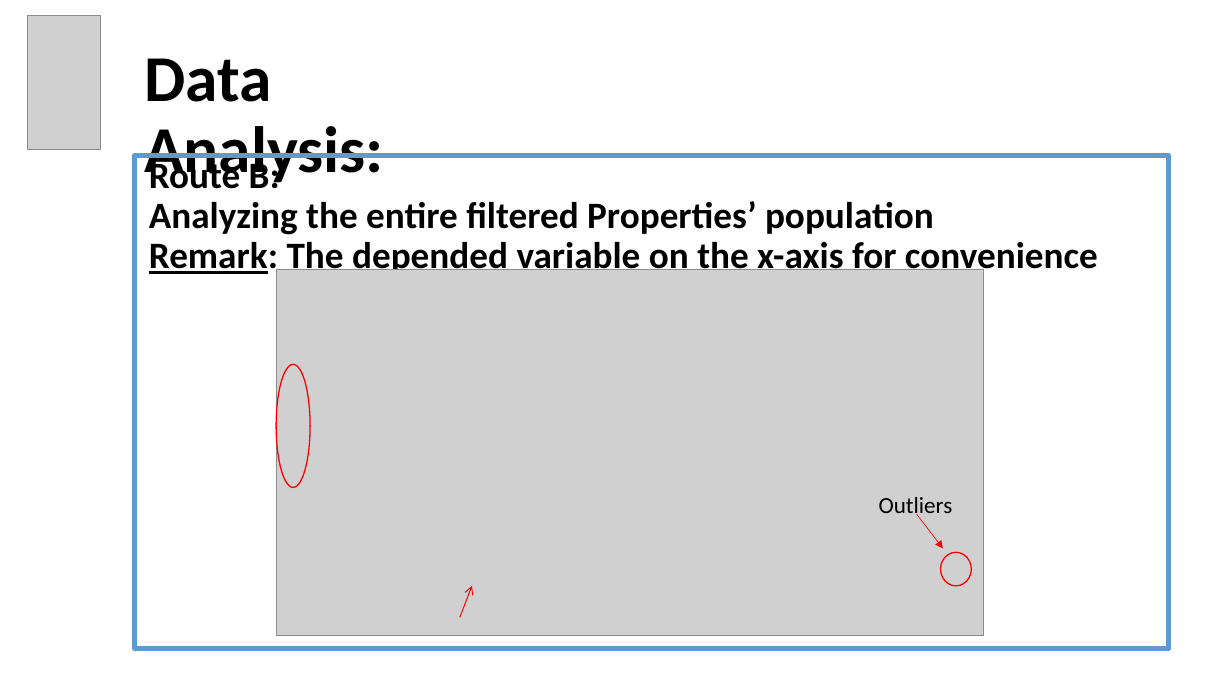
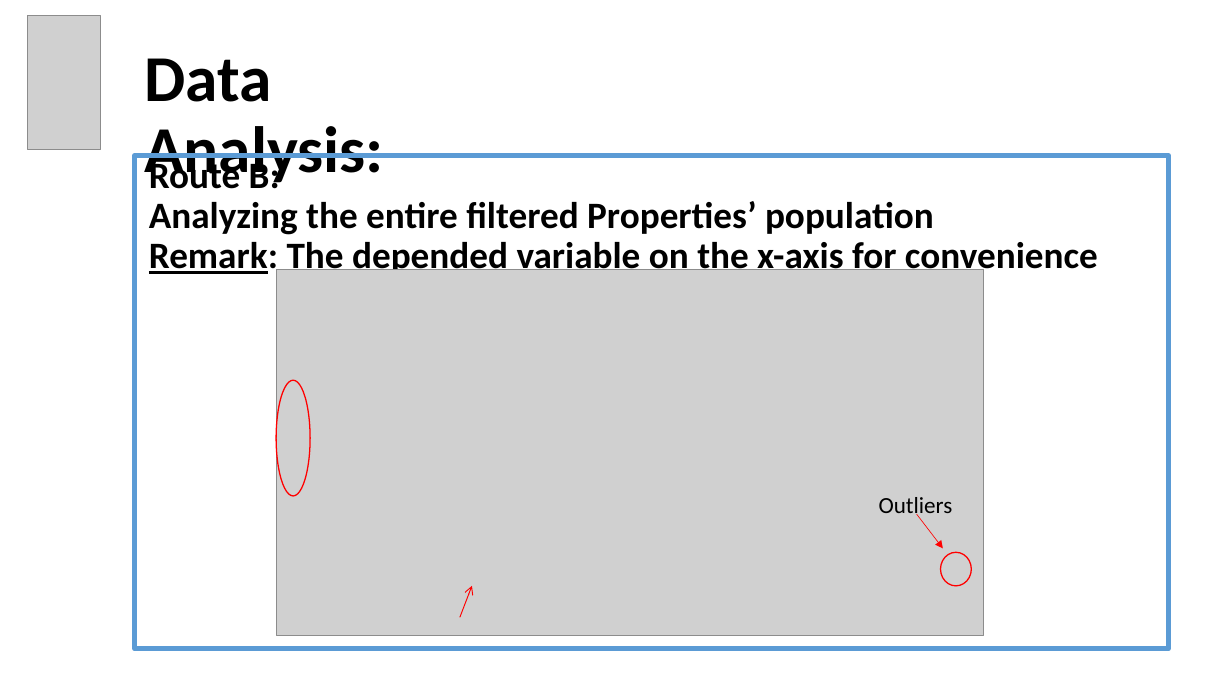
Before and after one commit to EyalVultz/Fianl-Project-Data-Analyst-Program-Hebrew-University-of-Jerusalem-Class-4-Group-2, a slide deck: slide 10 of Final Project Data Analyst Program Hebrew University of Jerusalem Class No. 4 Group 2.pptx. Drawn at 1232x693 pixels with LibreOffice and Linux fonts; fonts in the diff are those of the drawing; grey boxes stand for pictures. Boxes give left, top, right and bottom in pixels: in the first picture for what was removed or moved away, otherwise in the second. Text is boxed around its words. In the diff, an @@ line names an element or a change of style, - is before the commit and + after.

```diff
--- a/Final Project Data Analyst Program Hebrew University of Jerusalem Class No. 4 Group 2.pptx
+++ b/Final Project Data Analyst Program Hebrew University of Jerusalem Class No. 4 Group 2.pptx
@@ ellipse: place and size @@
-ellipse at bbox=[276, 364, 311, 487]
+ellipse at bbox=[276, 380, 311, 495]
```
Also in this commit, not shown: 4 other slides changed.
